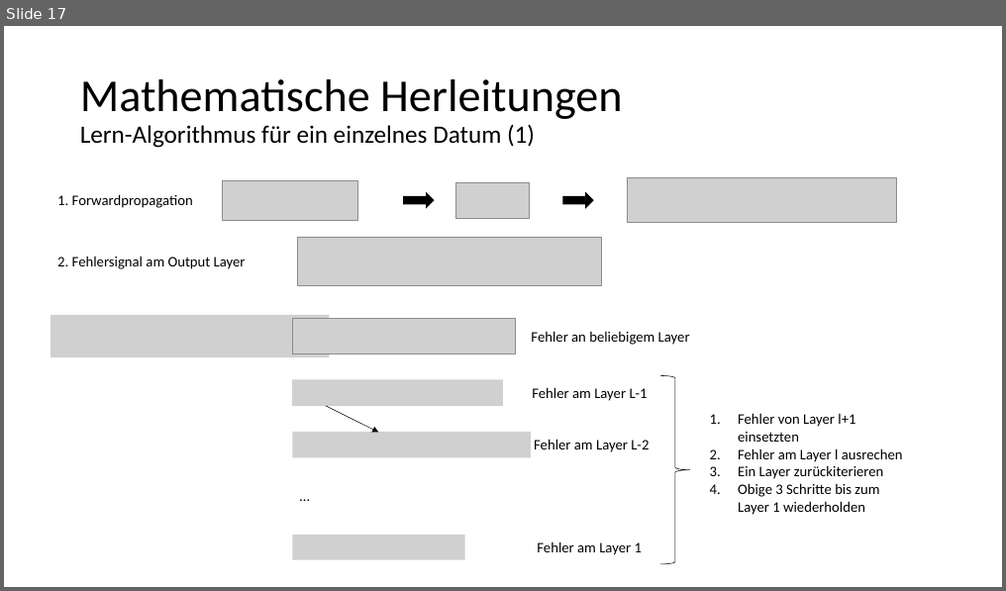
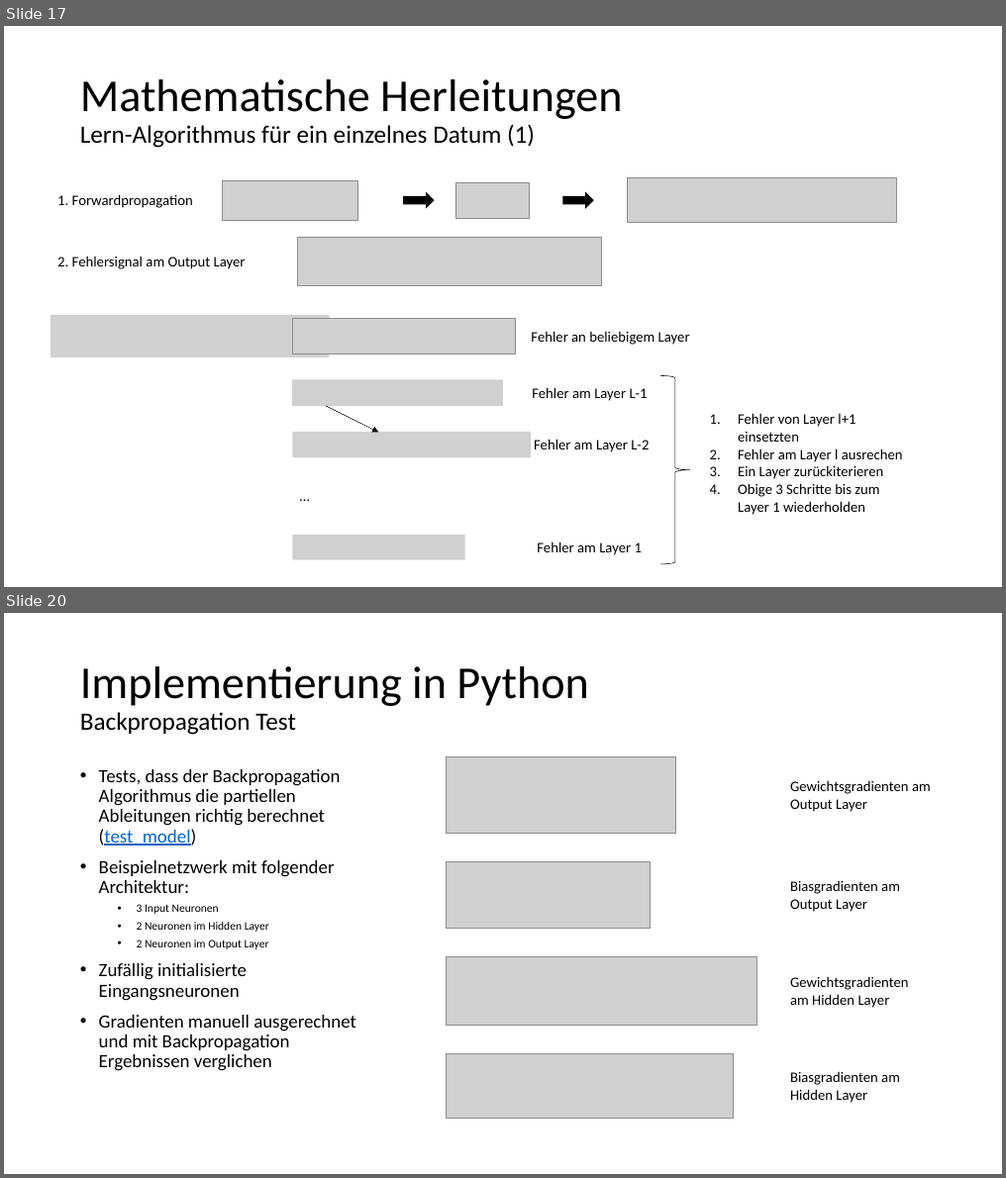
Before and after one commit to kevinsuedmersen/neural_networks_from_scratch, a slide deck: theory/submission/result_presentation.pptx. Shown one above the other, each under a label of ours: slide 17 before the commit, slides 17 and 20 after it; the slides between them are not shown. The pictures are 1006x591 and 1006x1178 pixels, drawn with LibreOffice and Linux fonts; fonts in the diff are those of the drawing; grey boxes stand for pictures. Boxes give left, top, right and bottom in pixels: in the first picture for what was removed or moved away, otherwise in the second. Text is boxed around its words. In the diff, an @@ line names an element or a change of style, - is before the commit and + after.

```diff
--- a/theory/submission/result_presentation.pptx
+++ b/theory/submission/result_presentation.pptx
@@ slide 20 added at [4, 613, 1002, 1174], background #FFFFFF @@
@@ title added at [80, 666, 588, 735], 44 pt, text #000000 @@
+Implementierung in Python
+Backpropagation Test
@@ picture added at [446, 757, 675, 833] @@
@@ text added at [99, 769, 356, 1071], 18 pt, text #000000 @@
+• Tests, dass der Backpropagation Algorithmus die partiellen Ableitungen richtig berechnet (test_model)
+• Beispielnetzwerk mit folgender Architektur:
+  • 3 Input Neuronen
+  • 2 Neuronen im Hidden Layer
+  • 2 Neuronen im Output Layer
+• Zufällig initialisierte Eingangsneuronen
+• Gradienten manuell ausgerechnet und mit Backpropagation Ergebnissen verglichen
@@ text added at [790, 780, 931, 812], 14 pt, text #000000 @@
+Gewichtsgradienten am Output Layer
@@ picture added at [446, 861, 650, 928] @@
@@ text added at [790, 881, 900, 912], 14 pt, text #000000 @@
+Biasgradienten am Output Layer
@@ picture added at [446, 958, 757, 1026] @@
@@ text added at [790, 976, 909, 1008], 14 pt, text #000000 @@
+Gewichtsgradienten am Hidden Layer
@@ picture added at [446, 1054, 733, 1118] @@
@@ text added at [790, 1072, 900, 1103], 14 pt, text #000000 @@
+Biasgradienten am Hidden Layer
```
Also in this commit, not shown: 3 slides changed, 2 other slides added, 2 other files.
